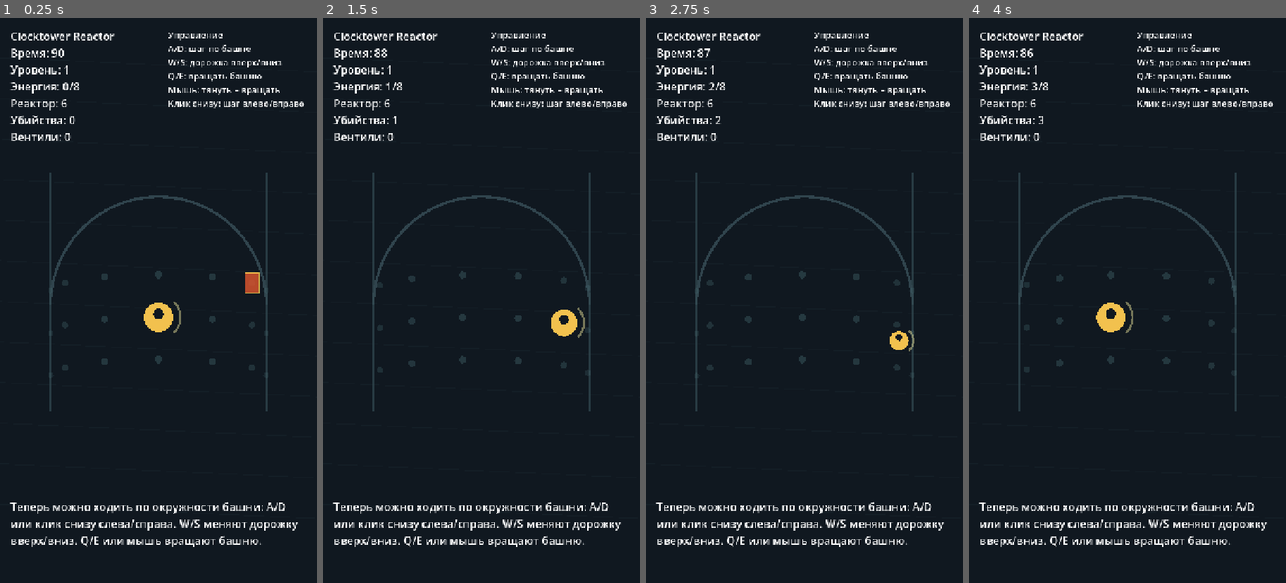
Above: before the commit, frames 1-4 (left to right).
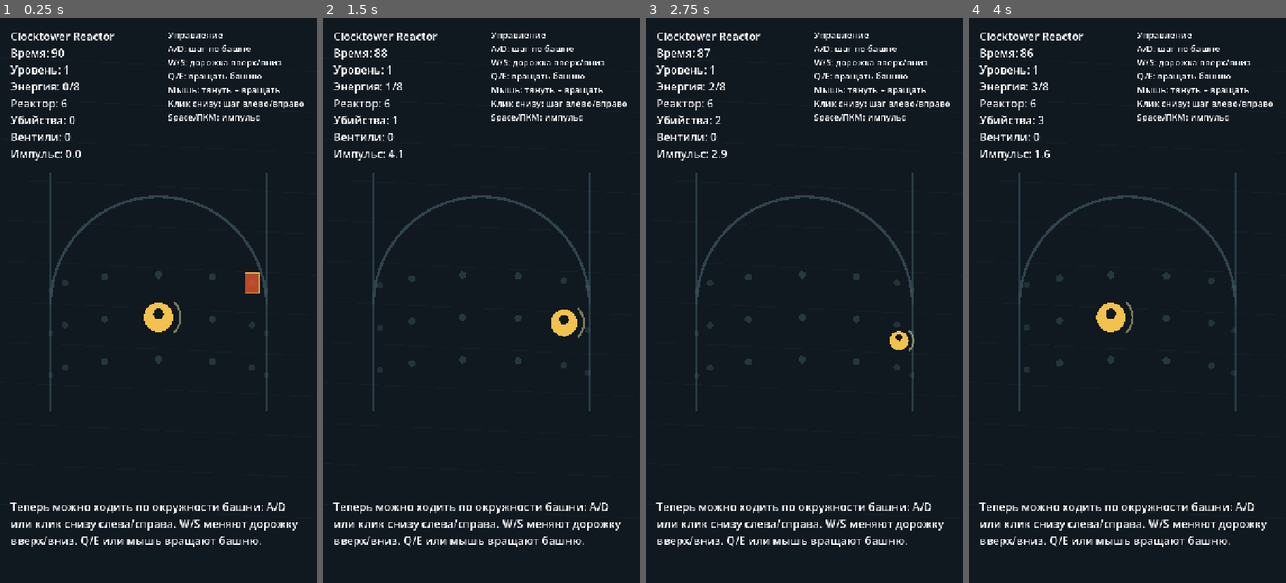
Above: after the commit, the same moments.

Repository: GeorgeYahontov/clocktower-reactor
Game: Godot game, scene res://scenes/Main.tscn
Two runs of this game, one before a commit and one after it. Both use one fixed random seed, a clock stepped at 60 frames per second and the inputs below.
Inputs (mouse positions are in pixels of both pictures, inside the frame that each line leads up to):
- Up to frame 1 (0.25 s): no input
- Up to frame 2 (1.5 s): tap Enter at 0.5 s; move the mouse to (551, 272) at 0.52 s; hold D (move_right) 0.53-1.25 s; tap Space (pulse, bound only after the commit) at 0.6 s; click (551, 272) at 0.67 s; drag from (418, 328) to (465, 413) at 1.27 s
- Up to frame 3 (2.75 s): move the mouse to (836, 176) at 2.02 s; hold D (move_right) from 2.03 s (still down); tap Space (pulse, bound only after the commit) at 2.1 s; click (836, 176) at 2.17 s
- Up to frame 4 (4 s): release D (move_right) at 2.75 s; drag from (1111, 413) to (1032, 215) at 2.77 s; move the mouse to (1222, 385) at 3.52 s; hold A (move_left) from 3.53 s (still down); tap Space (pulse, bound only after the commit) at 3.6 s; click (1222, 385) at 3.67 s

The runs differ from the first frame. In frame 1, 0.3% of the frame differs, in the area x 3-82%, y 17-26%; in frame 2, 0.3%; in frame 3, 0.3%; in frame 4, 0.3%.

Commit message:
Add stabilizing pulse ability

Diff:
--- a/project.godot
+++ b/project.godot
@@ -55,6 +55,12 @@
 ]
 }
 
+pulse={
+"deadzone": 0.2,
+"events": [Object(InputEventKey,"resource_local_to_scene":false,"resource_name":"","device":-1,"window_id":0,"alt_pressed":false,"shift_pressed":false,"ctrl_pressed":false,"meta_pressed":false,"pressed":false,"keycode":32,"physical_keycode":0,"key_label":0,"unicode":0,"location":0,"echo":false,"script":null)
+]
+}
+
 [rendering]
 
 textures/canvas_textures/default_texture_filter=0
--- a/scripts/core/Main.gd
+++ b/scripts/core/Main.gd
@@ -46,6 +46,9 @@
 				game_state.move_player_sector(1)
 	if event is InputEventMouseButton:
 		var button_event := event as InputEventMouseButton
+		if button_event.button_index == MOUSE_BUTTON_RIGHT and button_event.pressed:
+			game_state.use_pulse()
+			return
 		if button_event.button_index != MOUSE_BUTTON_LEFT:
 			return
 		if button_event.pressed:
@@ -66,6 +69,9 @@
 			game_state.rotate_tower(-motion_event.relative.x * game_state.config.drag_rotation_sensitivity)
 
 func _handle_preview_input(delta: float) -> void:
+	if Input.is_action_just_pressed("pulse"):
+		game_state.use_pulse()
+
 	var sector_delta := 0
 	if Input.is_action_just_pressed("move_left"):
 		sector_delta -= 1
--- a/scripts/data/GameConfig.gd
+++ b/scripts/data/GameConfig.gd
@@ -19,3 +19,8 @@
 var vent_duration := 8.0
 var vent_damage := 1
 var vent_energy_reward := 1
+
+var pulse_cooldown := 5.0
+var pulse_enemy_damage := 2
+var pulse_sector_radius := 1
+var pulse_lane_radius := 1
--- a/scripts/presentation/TowerRenderer.gd
+++ b/scripts/presentation/TowerRenderer.gd
@@ -101,6 +101,16 @@
 		var alpha: float = 1.0 - progress
 		draw_circle(projected["position"], radius, Color(0.45, 0.95, 1.0, alpha * projected["alpha"]))
 
+func _draw_pulse_effects() -> void:
+	for pulse in state.pulse_effects:
+		var projected: Dictionary = projector.project(pulse["sector"], pulse["lane"], state.tower_rotation, state.config.sector_count)
+		if not projected["front"]:
+			continue
+		var progress: float = 1.0 - clampf(float(pulse["ttl"]) / float(pulse["life"]), 0.0, 1.0)
+		var radius: float = lerpf(22.0, 118.0, progress) * projected["scale"]
+		var alpha: float = 1.0 - progress
+		draw_arc(projected["position"], radius, 0.0, TAU, 48, Color(0.52, 1.0, 0.78, alpha * projected["alpha"]), 8.0)
+		draw_circle(projected["position"], 18.0 * projected["scale"], Color(0.52, 1.0, 0.78, 0.32 * alpha))
 func _draw_player() -> void:
 	var projected: Dictionary = projector.project(state.player_sector, state.player_lane, state.tower_rotation, state.config.sector_count)
 	var position: Vector2 = projected["position"]
--- a/scripts/simulation/GameState.gd
+++ b/scripts/simulation/GameState.gd
@@ -17,6 +17,7 @@
 var max_reactor_integrity := 0
 var kills := 0
 var repaired_vents := 0
+var pulse_cooldown_remaining := 0.0
 var run_status := "running"
 var pending_upgrade_choices: Array[Dictionary] = []
 var applied_upgrades: Array[String] = []
@@ -24,6 +25,7 @@
 var vents: Array[VentModel] = []
 var shot_traces: Array[Dictionary] = []
 var energy_pulses: Array[Dictionary] = []
+var pulse_effects: Array[Dictionary] = []
 
 var _spawn_timer := 0.0
 var _shot_timer := 0.0
@@ -41,6 +43,7 @@
 	max_reactor_integrity = config.reactor_integrity
 	kills = 0
 	repaired_vents = 0
+	pulse_cooldown_remaining = 0.0
 	run_status = "running"
 	pending_upgrade_choices.clear()
 	applied_upgrades.clear()
@@ -48,6 +51,7 @@
 	vents.clear()
 	shot_traces.clear()
 	energy_pulses.clear()
+	pulse_effects.clear()
 	_spawn_timer = 0.2
 	_shot_timer = 0.35
 	_vent_timer = 7.0
@@ -64,6 +68,7 @@
 	_spawn_timer -= delta
 	_shot_timer -= delta
 	_vent_timer -= delta
+	pulse_cooldown_remaining = maxf(0.0, pulse_cooldown_remaining - delta)
 
 	if _spawn_timer <= 0.0:
 		_spawn_enemy()
@@ -107,6 +112,37 @@
 	if run_status != "running":
 		return
 	tower_rotation = wrapf(tower_rotation + delta_rotation, 0.0, float(config.sector_count))
+
+func use_pulse() -> void:
+	if run_status != "running" or not pending_upgrade_choices.is_empty():
+		return
+	if pulse_cooldown_remaining > 0.0:
+		return
+
+	pulse_cooldown_remaining = config.pulse_cooldown
+	pulse_effects.append({
+		"sector": player_sector,
+		"lane": player_lane,
+		"ttl": 0.45,
+		"life": 0.45
+	})
+
+	for enemy in enemies:
+		if _is_within_pulse(enemy.sector, enemy.lane):
+			enemy.hp -= config.pulse_enemy_damage
+			if enemy.hp <= 0:
+				kills += 1
+				energy_pulses.append({
+					"sector": enemy.sector,
+					"lane": enemy.lane,
+					"ttl": 0.42,
+					"life": 0.42
+				})
+				collect_energy(enemy.reward + _energy_bonus())
+
+	for vent in vents:
+		if _is_within_pulse(vent.sector, vent.lane):
+			_repair_vent(vent)
 
 func collect_energy(amount: int) -> void:
 	energy += amount
@@ -219,18 +255,28 @@
 func _resolve_vent_repairs() -> void:
 	for vent in vents:
 		if vent.sector == player_sector and vent.lane == player_lane:
-			vent.active = false
-			repaired_vents += 1
-			energy_pulses.append({
-				"sector": vent.sector,
-				"lane": vent.lane,
-				"ttl": 0.55,
-				"life": 0.55
-			})
-			collect_energy(config.vent_energy_reward)
+			_repair_vent(vent)
 	vents = vents.filter(func(vent: VentModel) -> bool:
 		return vent.active
 	)
+
+func _repair_vent(vent: VentModel) -> void:
+	if not vent.active:
+		return
+	vent.active = false
+	repaired_vents += 1
+	energy_pulses.append({
+		"sector": vent.sector,
+		"lane": vent.lane,
+		"ttl": 0.55,
+		"life": 0.55
+	})
+	collect_energy(config.vent_energy_reward)
+
+func _is_within_pulse(sector: int, lane: int) -> bool:
+	var sector_distance := absi(int(_shortest_sector_distance(float(sector), float(player_sector))))
+	var lane_distance := absi(lane - player_lane)
+	return sector_distance <= config.pulse_sector_radius and lane_distance <= config.pulse_lane_radius
 
 func _tick_effects(delta: float) -> void:
 	for trace in shot_traces:
@@ -242,6 +288,12 @@
 	for pulse in energy_pulses:
 		pulse["ttl"] = float(pulse["ttl"]) - delta
 	energy_pulses = energy_pulses.filter(func(pulse: Dictionary) -> bool:
+		return float(pulse["ttl"]) > 0.0
+	)
+
+	for pulse in pulse_effects:
+		pulse["ttl"] = float(pulse["ttl"]) - delta
+	pulse_effects = pulse_effects.filter(func(pulse: Dictionary) -> bool:
 		return float(pulse["ttl"]) > 0.0
 	)
 
--- a/scripts/ui/Hud.gd
+++ b/scripts/ui/Hud.gd
@@ -22,7 +22,7 @@
 	controls_legend.size = Vector2(314.0, 190.0)
 	controls_legend.autowrap_mode = TextServer.AUTOWRAP_WORD_SMART
 	controls_legend.add_theme_font_size_override("font_size", 20)
-	controls_legend.text = "Управление\nA/D: шаг по башне\nW/S: дорожка вверх/вниз\nQ/E: вращать башню\nМышь: тянуть = вращать\nКлик снизу: шаг влево/вправо"
+	controls_legend.text = "Управление\nA/D: шаг по башне\nW/S: дорожка вверх/вниз\nQ/E: вращать башню\nМышь: тянуть = вращать\nКлик снизу: шаг влево/вправо\nSpace/ПКМ: импульс"
 	add_child(controls_legend)
 
 	tutorial = Label.new()
@@ -53,14 +53,15 @@
 	if state == null or label == null:
 		return
 	var time_left: float = maxf(0.0, state.config.run_duration - state.run_time)
-	label.text = "Clocktower Reactor\nВремя: %.0f\nУровень: %d\nЭнергия: %d/%d\nРеактор: %d\nУбийства: %d\nВентили: %d" % [
+	label.text = "Clocktower Reactor\nВремя: %.0f\nУровень: %d\nЭнергия: %d/%d\nРеактор: %d\nУбийства: %d\nВентили: %d\nИмпульс: %.1f" % [
 		time_left,
 		state.level,
 		state.energy,
 		state.config.energy_per_level,
 		state.reactor_integrity,
 		state.kills,
-		state.repaired_vents
+		state.repaired_vents,
+		state.pulse_cooldown_remaining
 	]
 
 	if tutorial == null:
@@ -74,7 +75,7 @@
 	elif state.run_time < 18.0:
 		tutorial.text = "Оружие стреляет автоматически. Держи опасных врагов на видимой стороне башни, чтобы сжечь их быстрее."
 	else:
-		tutorial.text = "Выживи до конца таймера. Закрывай аварийные вентили, встав на их сектор и дорожку."
+		tutorial.text = "Выживи до конца таймера. Закрывай аварийные вентили. Space или ПКМ дает импульс рядом с тобой, но требует перезарядки."
 
 	_refresh_upgrade_panel()
 	restart_button.visible = state.run_status != "running"
Not shown, changed: docs/00-devlog.md
Not shown, changed: docs/05-current-gameplay.md
